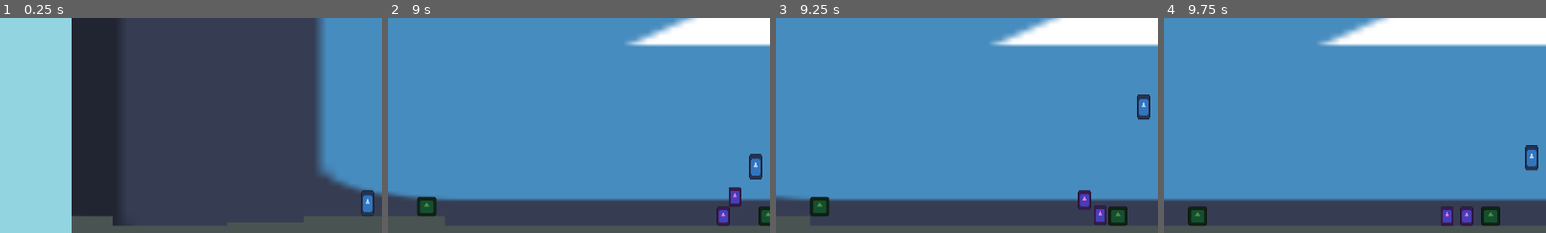
Above: before the commit, frames 1-4 (left to right).
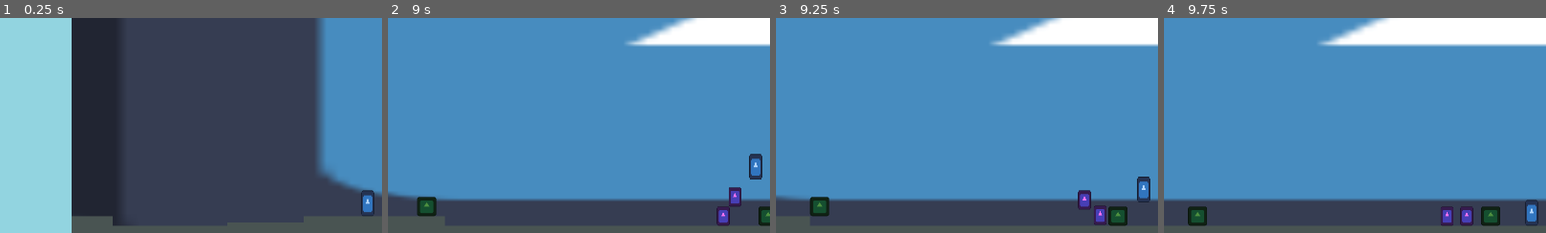
Above: after the commit, the same moments.

Repository: HeroHunterIguess/untitled-wip-game
Game: Godot game, scene res://scenes/worlds/main_world.tscn
Two runs of this game, one before a commit and one after it. Both use one fixed random seed, a clock stepped at 60 frames per second and the inputs below. The engine's default icon, where the game draws it, is replaced by a stand-in: a white triangle on a blue panel in a dark square.
Inputs (mouse positions are % of the whole screen's width and height, from its top left):
- Up to frame 1 (0.25 s): no input
- Up to frame 2 (9 s): move the mouse to (72, 45) at 0.52 s; hold D (right) 0.53-2.03 s; tap E (air_freeze) at 0.6, 4.35, 8.1 s; tap Space (double jump) at 0.77, 1.52, 3.02, 3.77, 4.52, 6.02, 6.77, 7.52 s; move the mouse to (30, 55) at 1.27 s; tap Shift (dash) at 1.35, 5.1, 8.85 s; move the mouse to (60, 28) at 2.02 s; hold A (left) 2.03-2.78 s; right-click (60, 28) at 2.1 s; move the mouse to (45, 70) at 2.77 s; hold D (right) 2.78-4.28 s; tap F (ground_slam) at 2.85, 6.6 s; move the mouse to (80, 65) at 3.52 s; click (80, 65) at 3.6 s; move the mouse to (20, 35) at 4.27 s; hold A (left) 4.28-5.03 s; move the mouse to (55, 50) at 5.02 s; hold D (right) 5.03-5.78 s; move the mouse to (35, 25) at 5.77 s; hold A (left) 5.78-7.28 s; right-click (35, 25) at 5.85 s; move the mouse to (72, 45) at 6.52 s; move the mouse to (30, 55) at 7.27 s; hold D (right) from 7.28 s (still down); click (30, 55) at 7.35 s; move the mouse to (60, 28) at 8.02 s; move the mouse to (45, 70) at 8.77 s
- Up to frame 3 (9.25 s): keep holding D (right); tap Space (double jump) at 9.02 s
- Up to frame 4 (9.75 s): move the mouse to (80, 65) at 9.52 s; release D (right) at 9.53 s; hold A (left) from 9.53 s (still down); right-click (80, 65) at 9.6 s
The pictures show only the part of the screen within x 2-52%, y 45-95%; the shares and areas given below are measured in that part.

Frames 1-2 are identical in both runs. In frame 3, 0.5% of the frame differs, in the area x 94-98%, y 35-86%; in frame 4, 0.5%, in the area x 94-98%, y 59-97%.

Commit message:
general improvements

Diff:
--- a/scripts/autoloads/data.gd
+++ b/scripts/autoloads/data.gd
@@ -13,4 +13,4 @@
 var has_dash = true
 var has_ground_slam = true
 var has_grenade = false
-var max_jumps = 299
+var max_jumps = 2
--- a/scripts/game/game_control.gd
+++ b/scripts/game/game_control.gd
@@ -31,8 +31,6 @@
 		var amount = (Time.get_unix_time_from_system() - start_time) / 10
 		var burst_amount = (Time.get_unix_time_from_system() - start_time) / 20
 
-		print(amount)
-
 		# spawn basic enemies
 		for i in range(amount):
 			var enemy = enemy_preload.instantiate()
--- a/scripts/objects/health_pickup.gd
+++ b/scripts/objects/health_pickup.gd
@@ -6,6 +6,6 @@
 func _on_area_entered(area: Area2D) -> void:
 	if area.is_in_group("player"):
 		data.player_health += HEALING
-		print("healing player by 5 hp")
+		#sfx?
 
 		queue_free()
